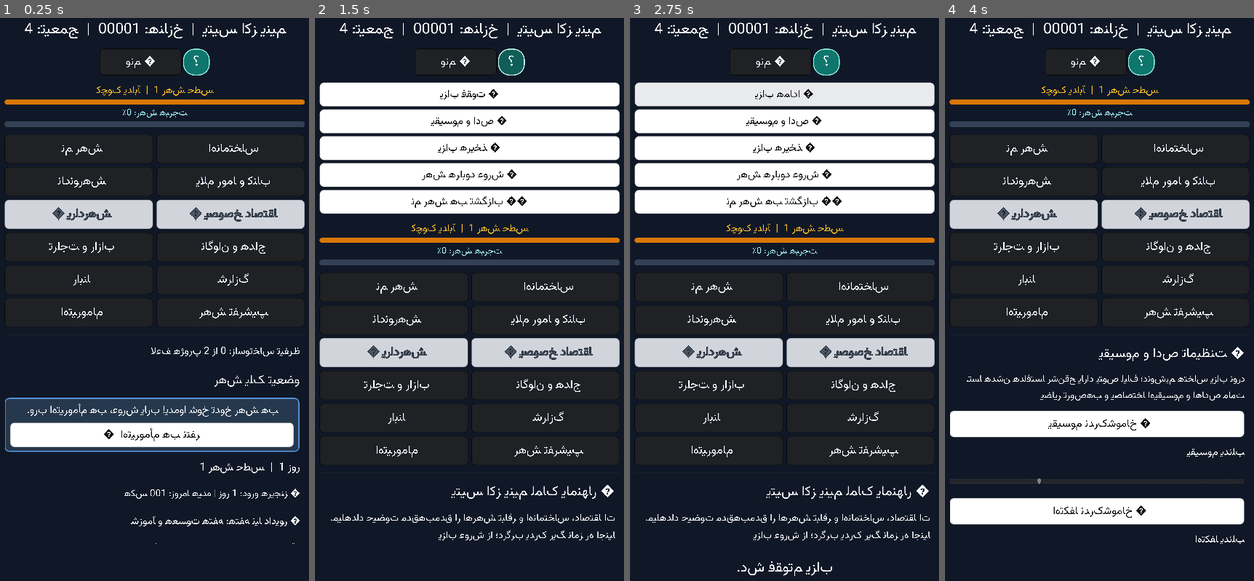
Above: before the commit, frames 1-4 (left to right).
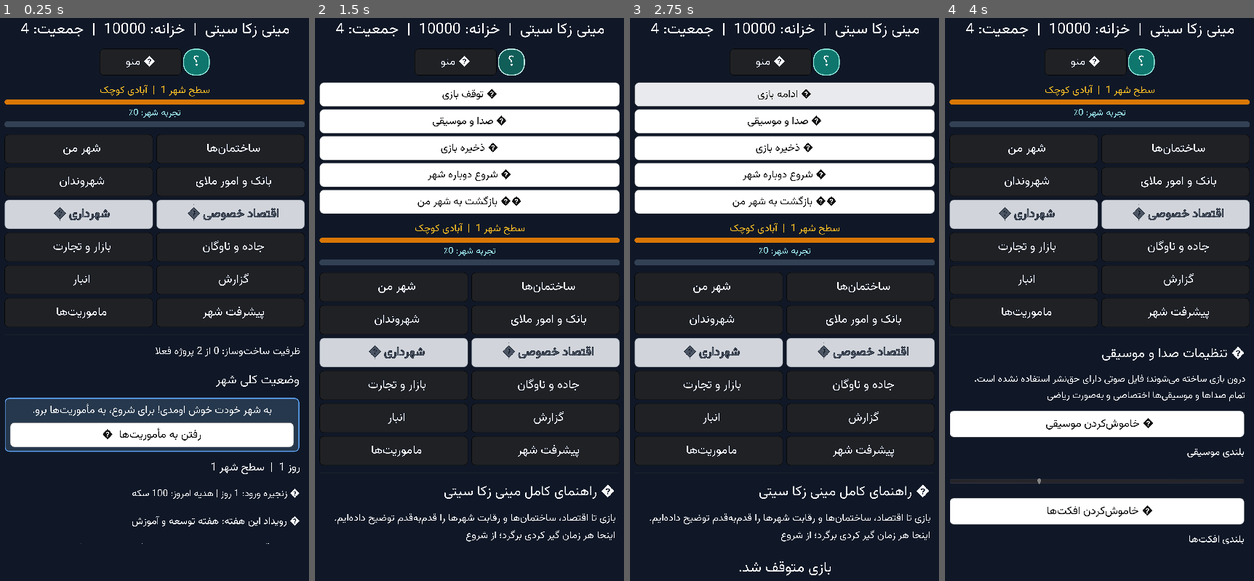
Above: after the commit, the same moments.

Repository: zekainstabot/mini-zeka-city
Game: Godot game, scene res://Main.tscn
Same seed, same stepped clock (60 frames per second), same inputs: the game is played once before the commit and once after it.
Inputs:
- Up to frame 1 (0.25 s): no input
- Up to frame 2 (1.5 s): click "ﻭﻧﻢ ☰" (after the commit: "ﻮﻨﻣ ☰") at 0.5 s; click "؟" at 1.25 s
- Up to frame 3 (2.75 s): click "ﯾﺰﺍﺏ ﻓﻘﻮﺕ ⏸" (after the commit: "ﯼﺯﺎﺑ ﻒﻗﻮﺗ ⏸") at 2 s
- Up to frame 4 (4 s): click "ﯾﺰﺍﺏ ﻫﻤﺎﺩﺍ ▶" (after the commit: "ﯼﺯﺎﺑ ﻪﻣﺍﺩﺍ ▶") at 2.75 s; click "ﯾﻘﯿﺴﻮﻡ ﻭ ﺍﺩﺹ 🔊" (after the commit: "ﯽﻘﯿﺳﻮﻣ ﻭ ﺍﺪﺻ 🔊") at 3.5 s

The runs differ from the first frame. In frame 1, 3.9% of the frame differs, in the area x 6-98%, y 0-94%; in frame 2, 4.2%; in frame 3, 4.4%, in the area x 5-98%, y 0-100%; in frame 4, 4.0%.

Commit message:
Correct RTL joining direction and digit ordering

Diff:
--- a/scripts/PersianText.gd
+++ b/scripts/PersianText.gd
@@ -98,7 +98,7 @@
 # Preserve Latin words and numeric groups while reversing RTL text runs.
 static func invert_letters(string: String) -> String:
 	var regex = RegEx.new()
-	regex.compile("[A-Za-z][A-Za-z0-9_./:+-]*(?: +[A-Za-z][A-Za-z0-9_./:+-]*)*|[0-9۰-۹٠-٩]+")
+	regex.compile("[A-Za-z][A-Za-z0-9_./:+-]*(?: +[A-Za-z][A-Za-z0-9_./:+-]*)*")
 	var matches = regex.search_all(string)
 	if matches.empty():
 		return _reverse_characters(string)
@@ -150,16 +150,16 @@
 		var joins_next = false
 		if index > 0:
 			var previous_letter = source[index - 1]
-			joins_previous = _can_join_next(previous_letter) and _can_join_previous(letter)
+			joins_previous = _can_join_previous(previous_letter) and _can_join_next(letter)
 		if index + 1 < source.length():
 			var next_letter = source[index + 1]
-			joins_next = _can_join_next(letter) and _can_join_previous(next_letter)
+			joins_next = _can_join_previous(letter) and _can_join_next(next_letter)
 		if joins_previous and joins_next:
 			output += str(forms[MEDIAL])
 		elif joins_previous:
+			output += str(forms[INITIAL])
+		elif joins_next:
 			output += str(forms[FINAL])
-		elif joins_next:
-			output += str(forms[INITIAL])
 		else:
 			output += str(forms[ISOLATED])
 	return output
